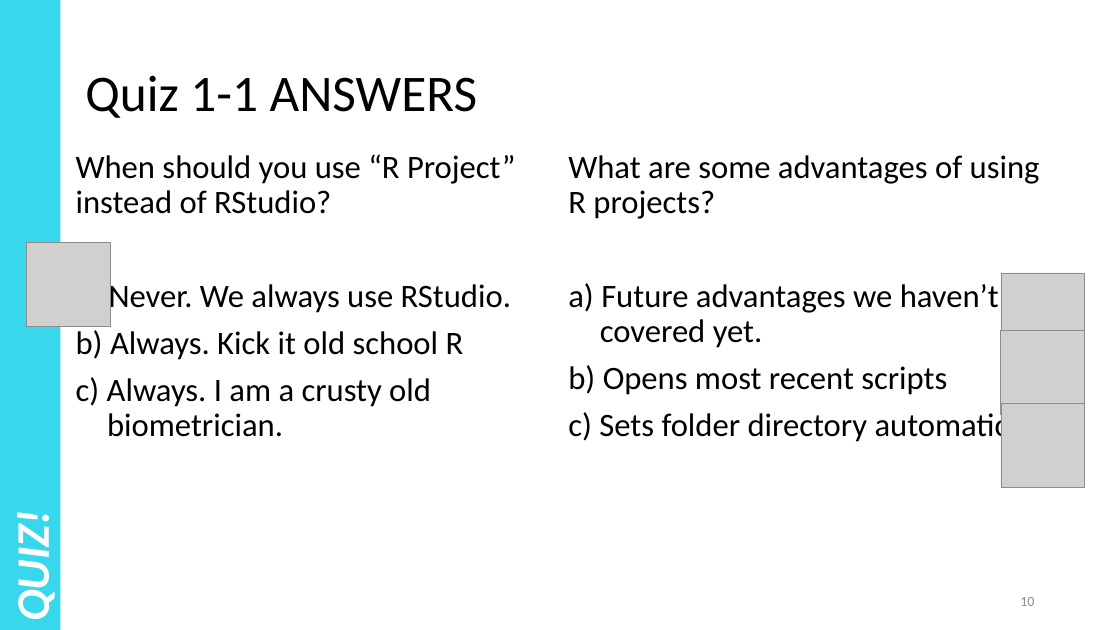
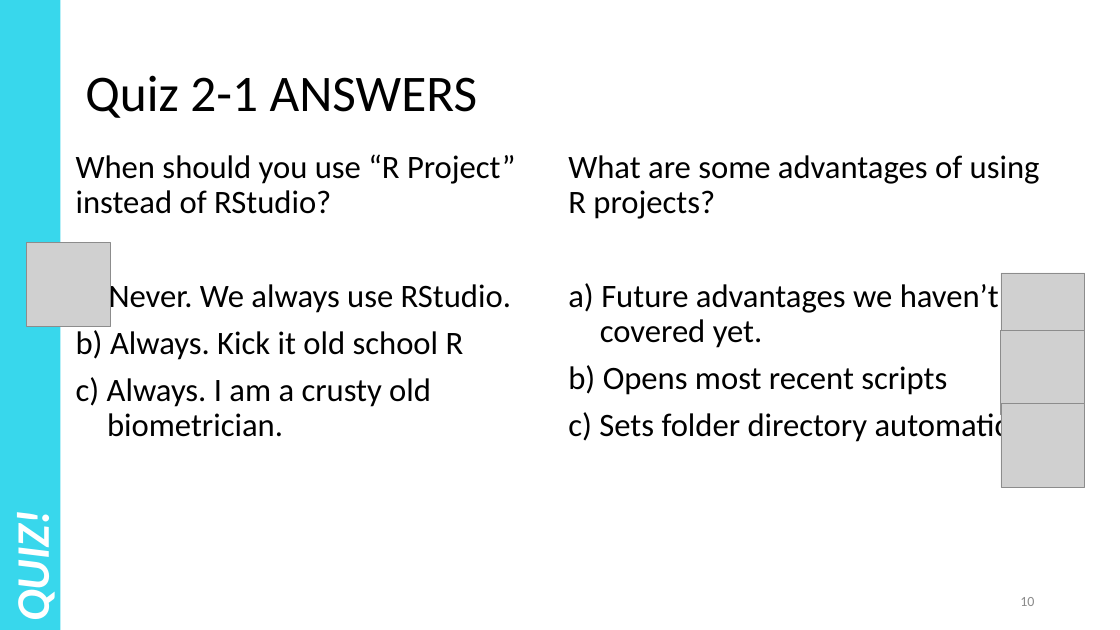
Before and after one commit to justinpriest/ADFG_R_Intro_Workshop, a slide deck: slide 10 of presentations/2 - About R and RStudio.pptx. Drawn at 1120x630 pixels with LibreOffice and Linux fonts; fonts in the diff are those of the drawing; grey boxes stand for pictures. Boxes give left, top, right and bottom in pixels: in the first picture for what was removed or moved away, otherwise in the second. Text is boxed around its words. In the diff, an @@ line names an element or a change of style, - is before the commit and + after.

```diff
--- a/presentations/2 - About R and RStudio.pptx
+++ b/presentations/2 - About R and RStudio.pptx
@@ title at (85,75,478,118): text changed @@
-Quiz 1-1 ANSWERS
+Quiz 2-1 ANSWERS
```
Also in this commit, not shown: 11 other slides changed.
